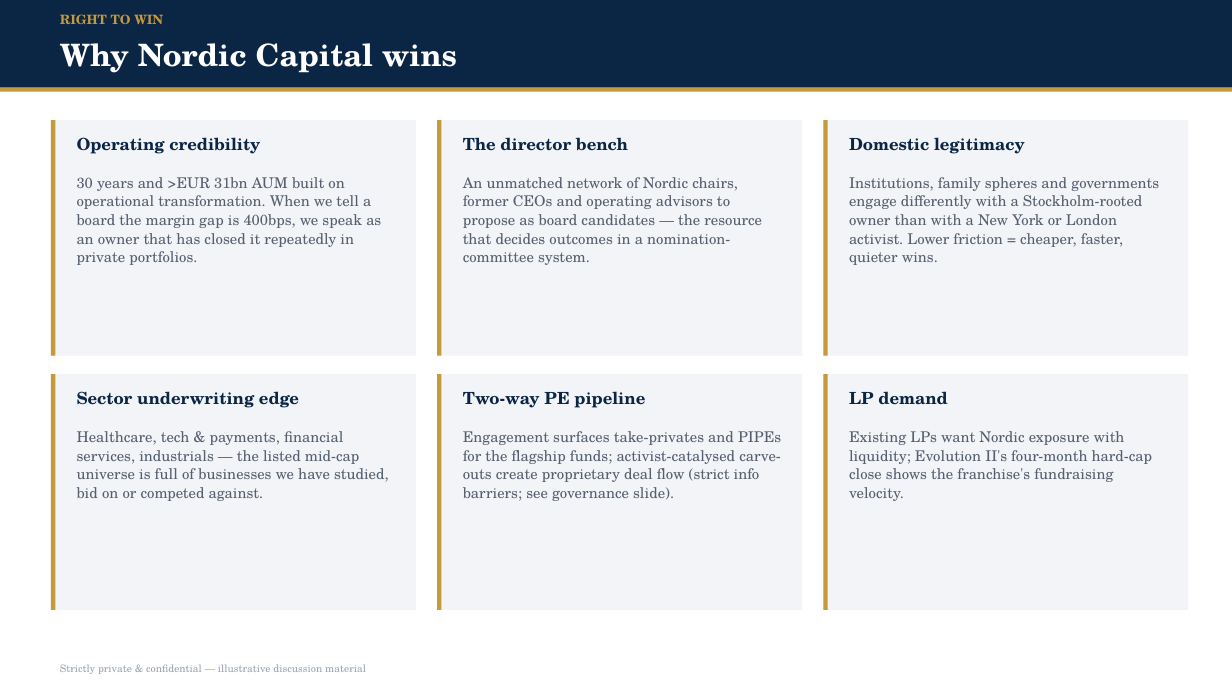
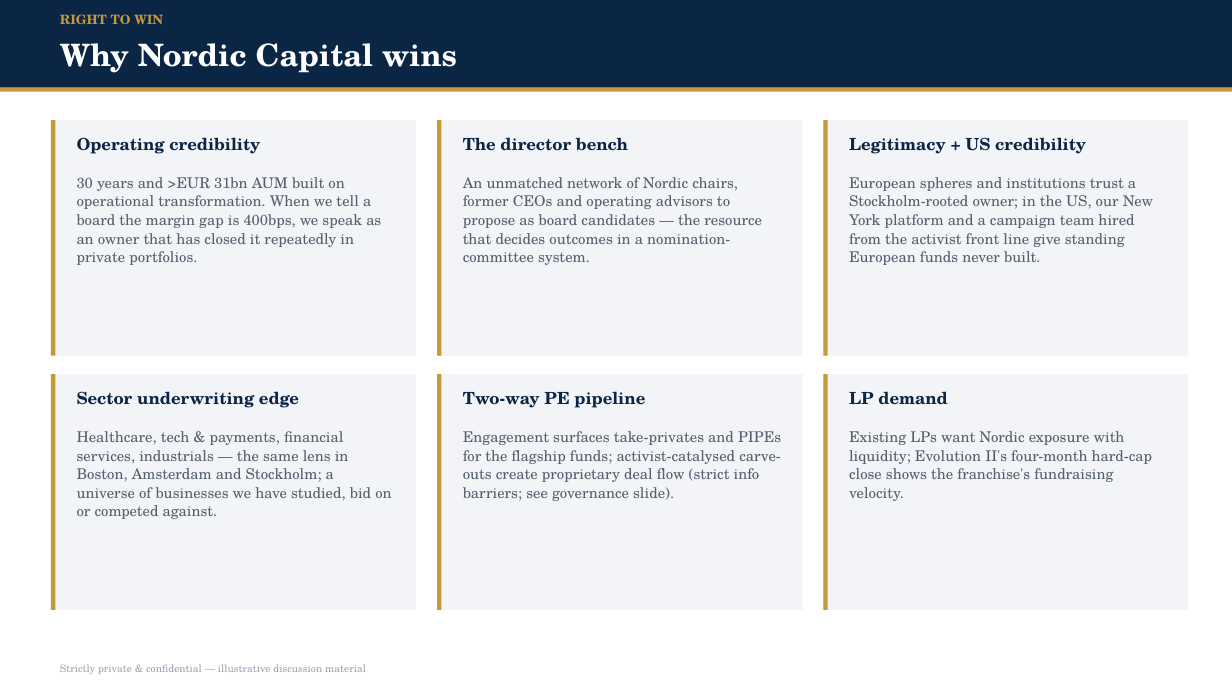
Before and after one commit to knutnyman/knutnyman, a slide deck: slide 5 of nordic-capital-activism-pitch/Nordic_Capital_Engaged_Equities_Deck.pptx. Drawn at 1232x693 pixels with LibreOffice and Linux fonts; fonts in the diff are those of the drawing. Boxes give left, top, right and bottom in pixels: in the first picture for what was removed or moved away, otherwise in the second. Text is boxed around its words. In the diff, an @@ line names an element or a change of style, - is before the commit and + after.

```diff
--- a/nordic-capital-activism-pitch/Nordic_Capital_Engaged_Equities_Deck.pptx
+++ b/nordic-capital-activism-pitch/Nordic_Capital_Engaged_Equities_Deck.pptx
@@ text at (x1=849, y1=137, x2=1086, y2=154): text changed @@
-Domestic legitimacy
+Legitimacy + US credibility
@@ text at (x1=849, y1=177, x2=1153, y2=265): text changed @@
-Institutions, family spheres and governments engage differently with a Stockholm-rooted owner than with a New York or London activist. Lower friction = cheaper, faster, quieter wins.
+European spheres and institutions trust a Stockholm-rooted owner; in the US, our New York platform and a campaign team hired from the activist front line give standing European funds never built.
@@ text at (x1=77, y1=431, x2=391, y2=519): text changed @@
-Healthcare, tech & payments, financial services, industrials — the listed mid-cap universe is full of businesses we have studied, bid on or competed against.
+Healthcare, tech & payments, financial services, industrials — the same lens in Boston, Amsterdam and Stockholm; a universe of businesses we have studied, bid on or competed against.
```
Also in this commit, not shown: 13 other slides changed, 1 slide added, 1 slide removed, 3 other files.
